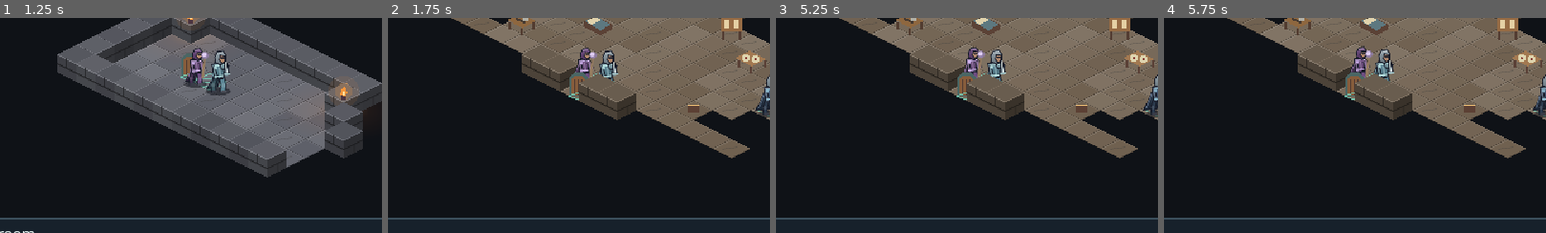
Above: before the commit, frames 1-4 (left to right).
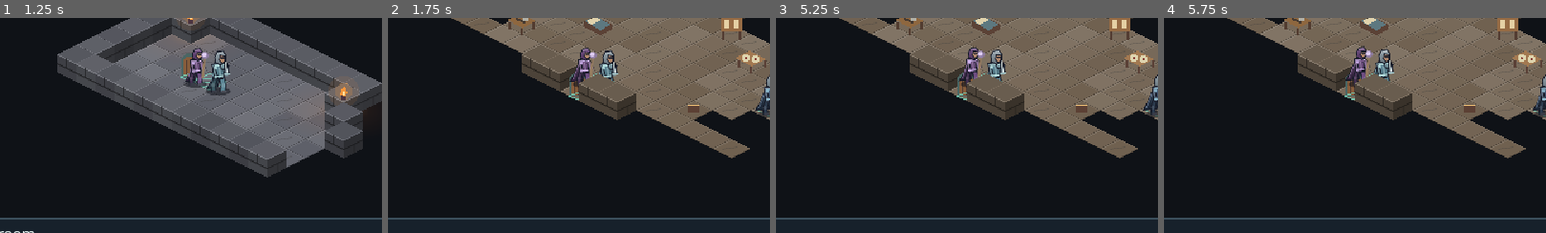
Above: after the commit, the same moments.

Repository: ChrisTitusTech/dungeon-crawler
Game: Godot game, scene res://scenes/main.tscn
Two runs of this game, one before a commit and one after it. Both use one fixed random seed, a clock stepped at 60 frames per second and the inputs below. Sound files missing from this copy of the repository are replaced by a short silence.
Inputs:
- Up to frame 1 (1.25 s): click "Slot 1 · New run" at 0.5 s
- Up to frame 2 (1.75 s): click "Use [E]" at 1.25 s
- Up to frame 3 (5.25 s): click "Party [C]" at 2 s; click "Pack [I]" at 2.75 s; click "Wait [Q]" at 3.5 s; click "Map [M]" at 4.25 s; click "Back" at 5 s
- Up to frame 4 (5.75 s): no input
The pictures show only the part of the screen within x 22-72%, y 35-85%; the shares and areas given below are measured in that part.

Frame 1 is identical in both runs. In frame 2, 0.2% of the frame differs, in the area x 47-53%, y 25-33%; in frame 3, 0.2%; in frame 4, 0.2%.

Commit message:
Keep party companions clear of corridor walls

Diff:
--- a/scripts/world/dungeon_view.gd
+++ b/scripts/world/dungeon_view.gd
@@ -8,6 +8,7 @@
 const STEP_TIME := 0.13
 const STONE_COLORS := [Color("#5e6069"), Color("#665776"), Color("#46616a")]
 const PARTY_OFFSETS := [Vector2(7, 8), Vector2(-12, 2), Vector2(22, -4), Vector2(-25, -6)]
+const FOOTPRINT_POINTS := [Vector2.ZERO, Vector2(-4, 0), Vector2(4, 0), Vector2(0, -2), Vector2(0, 2)]
 const TILE_TOP := Vector2(0, -8)
 const TILE_LEFT := Vector2(-16, 0)
 const TILE_RIGHT := Vector2(16, 0)
@@ -172,8 +173,10 @@
 	if _floor == null:
 		return
 
-	# Actors use the near or far tile for occlusion as they cross the midpoint.
+	# The leader's marker follows the step. Each companion is sorted at their own feet.
 	var party_depth: Vector2i = _draw_depth(_player_from, _player_cell)
+	var party_center: Vector2 = _project_step(_player_from, _player_cell)
+	var party_depths: Dictionary[Vector2i, Array] = _party_placements(party_center)
 	var enemy_depths: Dictionary[Vector2i, DungeonFloor.Enemy] = {}
 	for enemy: DungeonFloor.Enemy in _floor.enemies:
 		var origin: Vector2i = _enemy_from.get(enemy, enemy.cell)
@@ -191,7 +194,10 @@
 			continue
 		_draw_cell(cell)
 		if cell == party_depth:
-			_draw_party()
+			_draw_outline(party_center, Vector2(14, 7), PARTY_MARK)
+		for actor: Dictionary in party_depths.get(cell, []):
+			_draw_actor(actor.feet, actor.model, actor.height, _party_facing,
+				_pose(_player_from != _player_cell, actor.slot))
 		var enemy: DungeonFloor.Enemy = enemy_depths.get(cell)
 		if enemy != null:
 			_draw_enemy(enemy)
@@ -218,22 +224,46 @@
 		_draw_landmark(cell, center, terrain)
 
 
-func _draw_party() -> void:
-	var center: Vector2 = _project_step(_player_from, _player_cell)
-	_draw_outline(center, Vector2(14, 7), PARTY_MARK)
-	var standing: Array[int] = []
+func _party_placements(center: Vector2) -> Dictionary[Vector2i, Array]:
+	var tiles: Dictionary[Vector2i, Array] = {}
+	var slot: int = 0
 	for index: int in _party.size():
-		if _party[index].hp > 0:
-			standing.append(index)
-	for slot: int in range(standing.size() - 1, -1, -1):
-		var index: int = standing[slot]
 		var member: BattleRules.Fighter = _party[index]
+		if member.hp == 0:
+			continue
 		var model: String = ActorArt.model(member, "rook" if index == 0 else "mira")
 		var height: float = 36.0 if slot == 0 else 32.0
 		if member.is_pet:
 			height = 27.0
-		_draw_actor(center + PARTY_OFFSETS[slot], model, height, _party_facing,
-			_pose(_player_from != _player_cell, slot))
+		var feet: Vector2 = _party_feet(center, PARTY_OFFSETS[slot])
+		var tile: Vector2i = _tiles.local_to_map(feet)
+		if not tiles.has(tile):
+			tiles[tile] = []
+		tiles[tile].append({"feet": feet, "model": model, "height": height, "slot": slot})
+		slot += 1
+	for actors: Array in tiles.values():
+		actors.sort_custom(func(left: Dictionary, right: Dictionary) -> bool: return left.feet.y < right.feet.y)
+	return tiles
+
+
+func _party_feet(center: Vector2, offset: Vector2) -> Vector2:
+	# Walk the offset out from the leader so a companion cannot skip over a wall.
+	var samples: int = maxi(1, ceili(offset.length() / 2.0))
+	var feet: Vector2 = center
+	for step: int in range(1, samples + 1):
+		var candidate: Vector2 = center + offset * (float(step) / samples)
+		if not _has_party_footing(candidate):
+			break
+		feet = candidate
+	return feet
+
+
+func _has_party_footing(feet: Vector2) -> bool:
+	for point: Vector2 in FOOTPRINT_POINTS:
+		var tile: Vector2i = _tiles.local_to_map(feet + point)
+		if not _floor.is_walkable(tile) or not _floor.explored.has(tile):
+			return false
+	return true
 
 
 func _draw_enemy(enemy: DungeonFloor.Enemy) -> void:
--- a/tests/test_prototype.gd
+++ b/tests/test_prototype.gd
@@ -16,6 +16,42 @@
 		var cell: Vector2i = spawn + direction
 		var projected: Vector2 = tiles.get_global_transform_with_canvas() * tiles.map_to_local(cell)
 		assert_eq(view.cell_at_screen_position(projected), cell)
+
+
+func test_companions_keep_their_footing_in_a_one_tile_turn() -> void:
+	var game: DungeonGame = GAME.instantiate() as DungeonGame
+	game.prototype_mode = true
+	add_child_autofree(game)
+	var view: DungeonView = game.get_node("Dungeon")
+	var tiles: TileMapLayer = view.get_node("Tiles")
+	var floor_state := DungeonFloor.new(PackedStringArray([
+		"#######", "#S..###", "###.###", "###...#", "#######",
+	]))
+	var party: Array[BattleRules.Fighter] = [
+		CampaignRun.CONTENT.make_fighter("rook"),
+		CampaignRun.CONTENT.make_fighter("mira"),
+		CampaignRun.CONTENT.make_fighter("sable"),
+	]
+	view.load_floor(floor_state, party)
+	var start: Vector2i = floor_state.player
+	var corner := Vector2i(3, 1)
+	assert_true(floor_state.is_wall(tiles.local_to_map(tiles.map_to_local(corner) + Vector2(22, -4))),
+		"The former third-member offset reaches into the wall.")
+	for direction: Vector2i in [Vector2i.RIGHT, Vector2i.RIGHT, Vector2i.DOWN, Vector2i.DOWN, Vector2i.RIGHT]:
+		assert_true(floor_state.take_turn(direction))
+		view.refresh()
+		for frame: int in range(9):
+			var center: Vector2 = tiles.map_to_local(start).lerp(tiles.map_to_local(floor_state.player), frame / 8.0)
+			var count: int = 0
+			var placements: Dictionary[Vector2i, Array] = view._party_placements(center)
+			for cell: Vector2i in placements:
+				assert_true(floor_state.is_walkable(cell))
+				for actor: Dictionary in placements[cell]:
+					assert_true(floor_state.is_walkable(tiles.local_to_map(actor.feet + Vector2(4, 0))))
+					assert_true(floor_state.is_walkable(tiles.local_to_map(actor.feet - Vector2(4, 0))))
+					count += 1
+			assert_eq(count, 3)
+		start = floor_state.player
 
 
 func test_battle_buttons_take_the_party_back_to_a_changed_dungeon() -> void:
